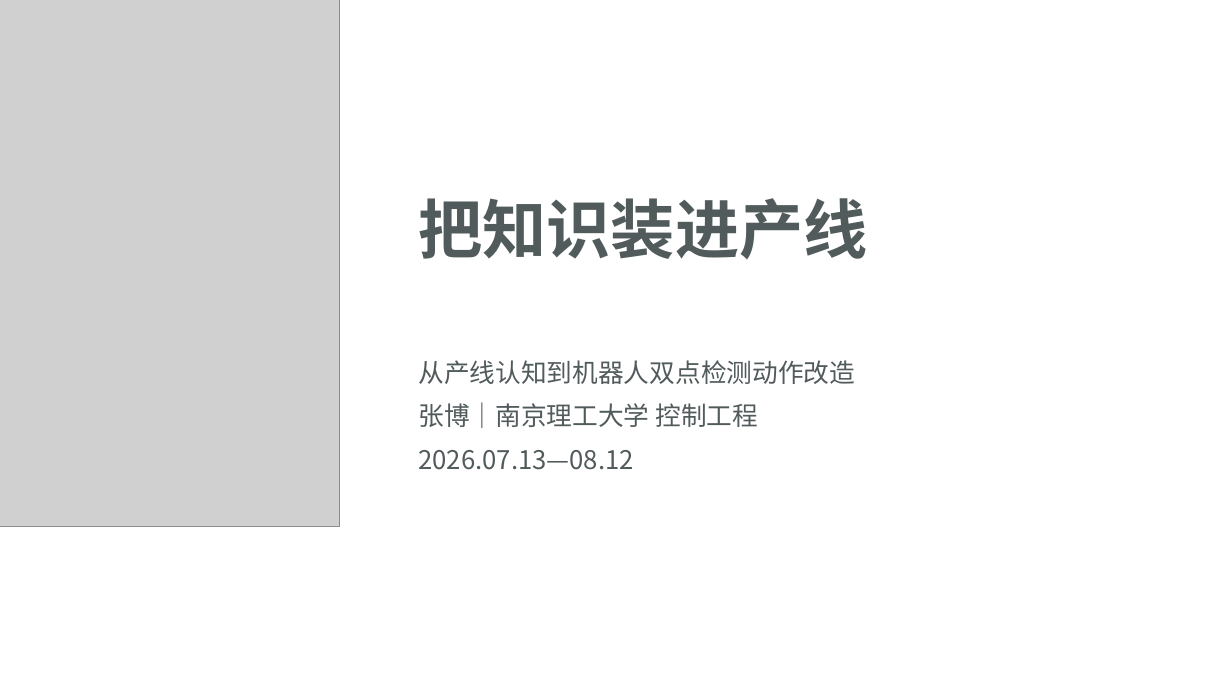
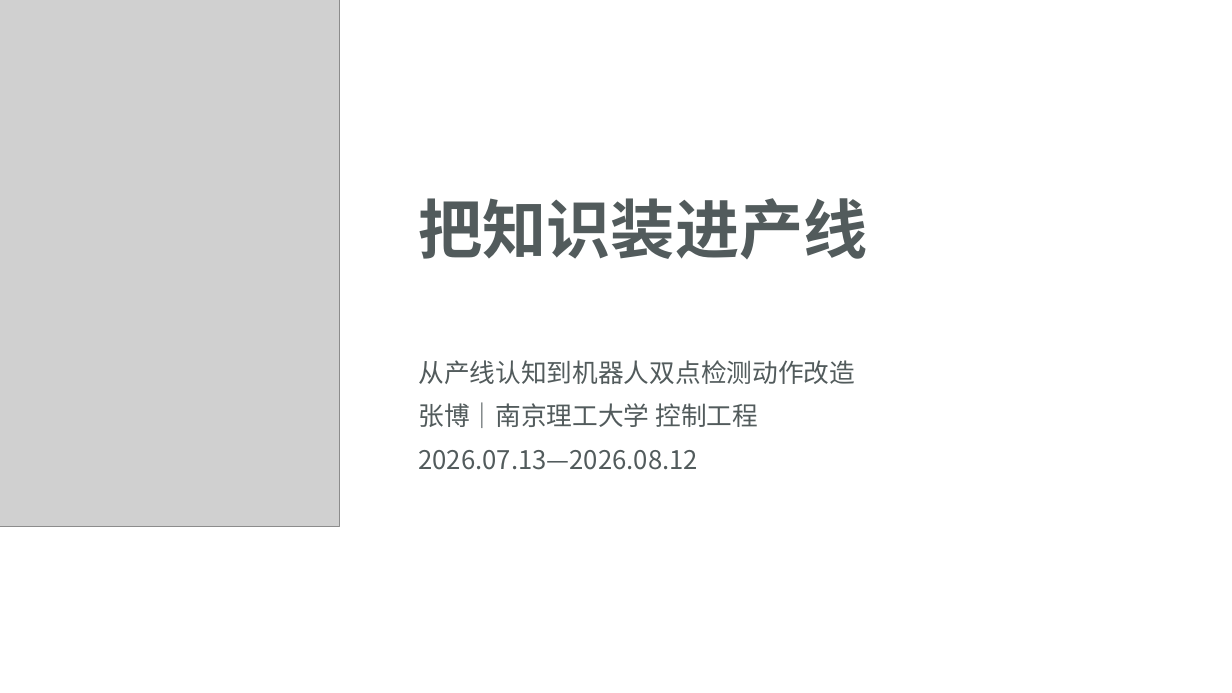
Before and after one commit to Zhang-Bo-glitch/muRata, a slide deck: slide 1 of ZB_PPT_X.pptx. Drawn at 1232x693 pixels with LibreOffice and Linux fonts; fonts in the diff are those of the drawing; grey boxes stand for pictures; background and template pictures are left out. Boxes give left, top, right and bottom in pixels: in the first picture for what was removed or moved away, otherwise in the second. Text is boxed around its words. In the diff, an @@ line names an element or a change of style, - is before the commit and + after.

```diff
--- a/ZB_PPT_X.pptx
+++ b/ZB_PPT_X.pptx
@@ subtitle at (418,450,698,470): text changed @@
-2026.07.13—08.12
+2026.07.13—2026.08.12
```
Also in this commit, not shown: 3 other slides changed, 1 other file.
